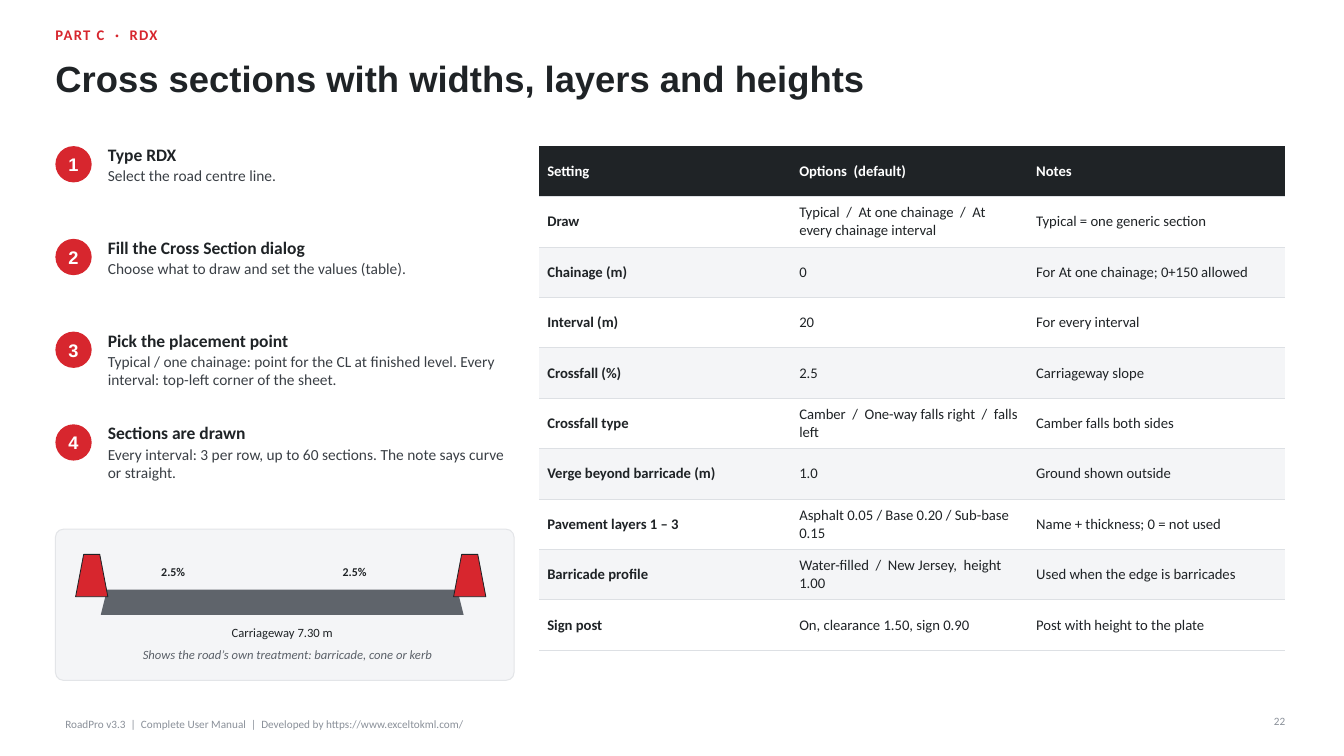
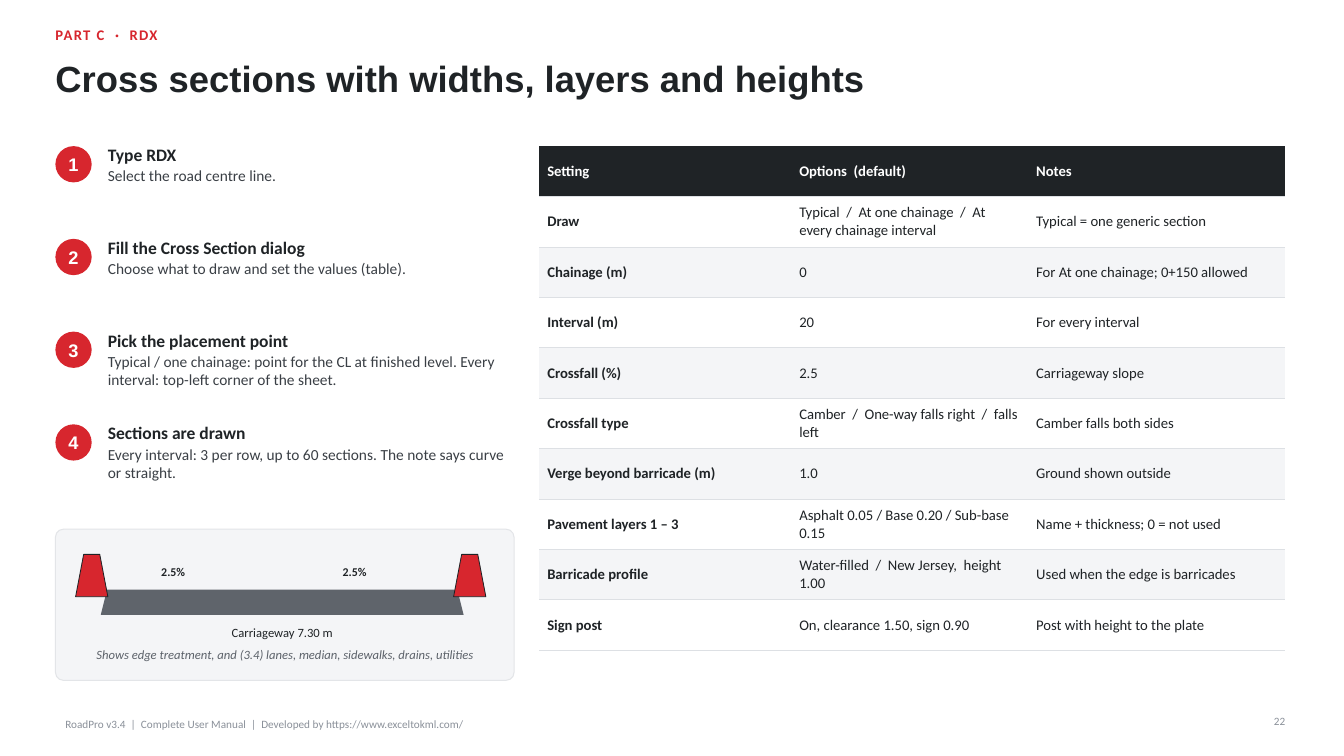
Before and after one commit to Asjad-Mehmood/KML-WEBSITE-, a slide deck: slide 22 of public/roadpro/RoadPro_User_Guide.pptx. Drawn at 1344x756 pixels with LibreOffice and Linux fonts; fonts in the diff are those of the drawing. Boxes give left, top, right and bottom in pixels: in the first picture for what was removed or moved away, otherwise in the second. Text is boxed around its words. In the diff, an @@ line names an element or a change of style, - is before the commit and + after.

```diff
--- a/public/roadpro/RoadPro_User_Guide.pptx
+++ b/public/roadpro/RoadPro_User_Guide.pptx
@@ text at (96,650,473,661): text changed @@
-Shows the road’s own treatment: barricade, cone or kerb
+Shows edge treatment, and (3.4) lanes, median, sidewalks, drains, utilities
@@ text at (65,720,463,730): text changed @@
-RoadPro v3.3 | Complete User Manual | Developed by https://www.exceltokml.com/
+RoadPro v3.4 | Complete User Manual | Developed by https://www.exceltokml.com/
```
Also in this commit, not shown: 36 other slides changed, 10 slides added, 1 slide removed, 22 other files.
